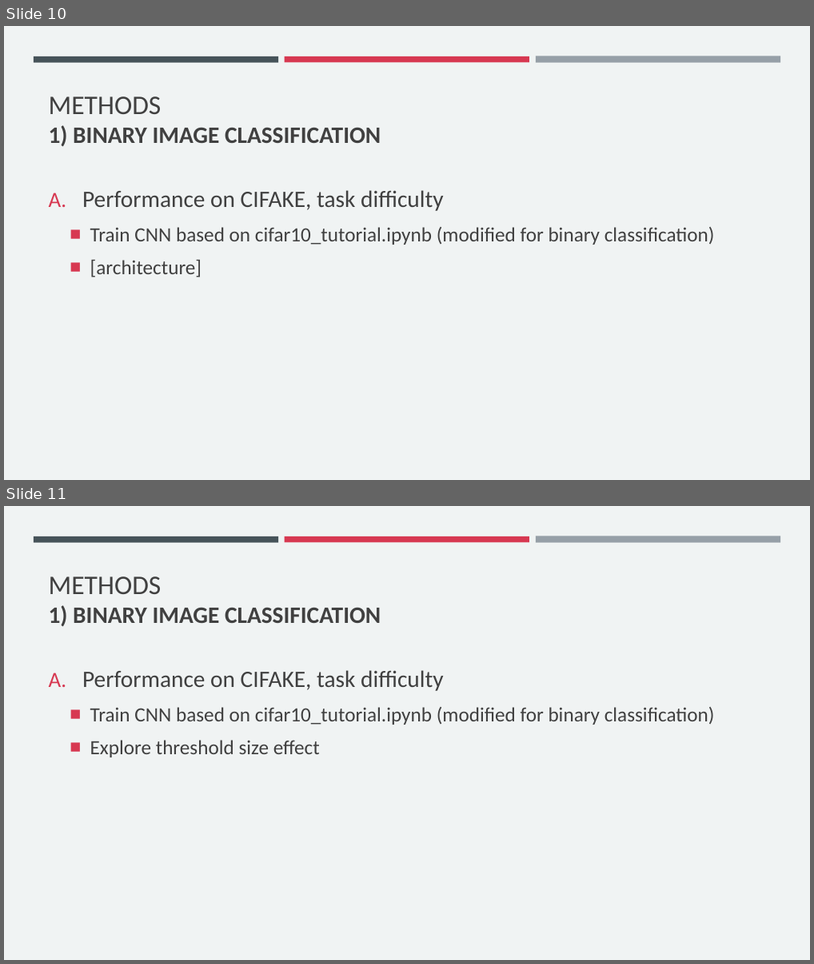
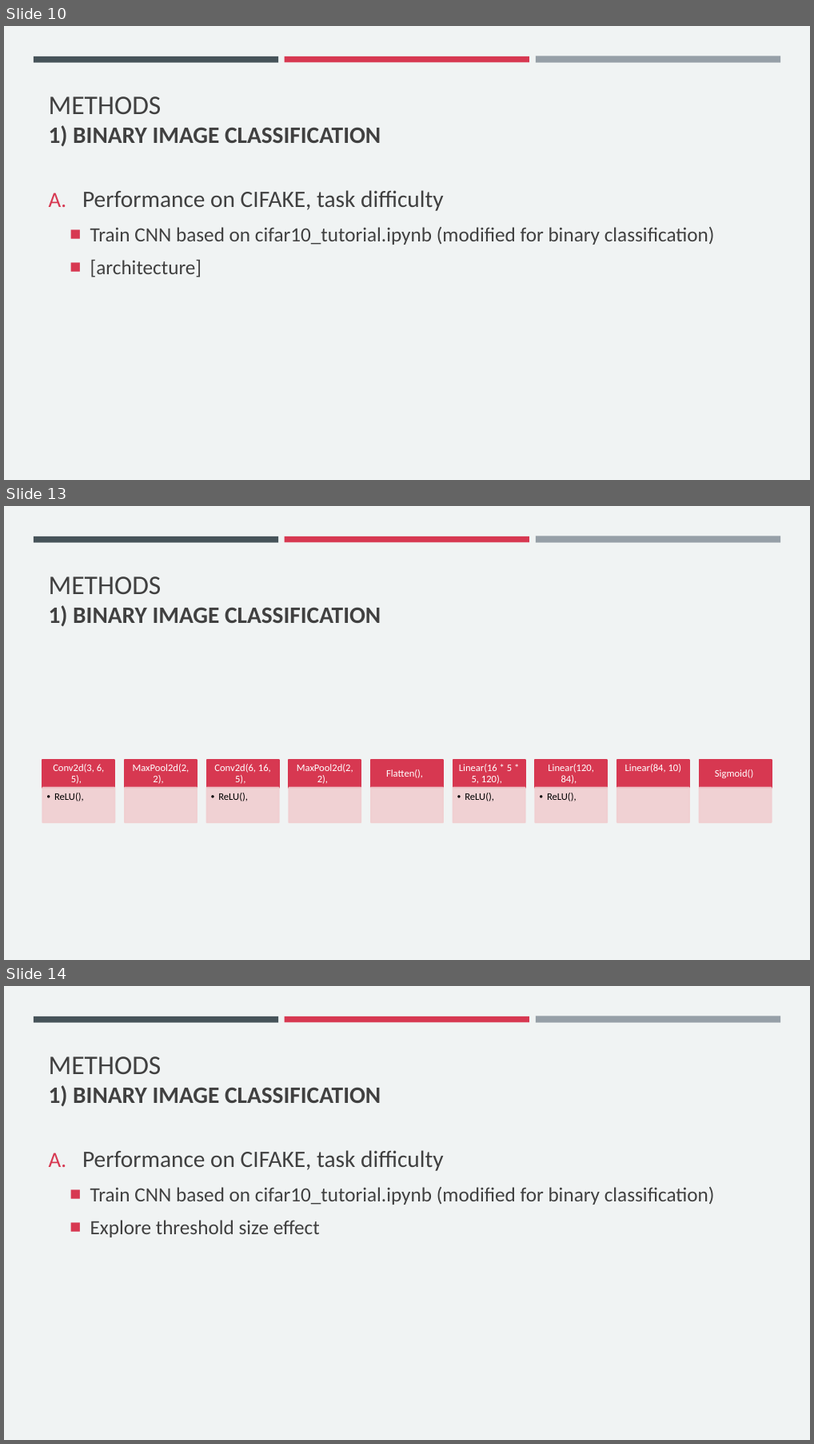
Before and after one commit to jshrdt/aics-project, a slide deck: paper/aics_ppp.pptx. Shown one above the other, each under a label of ours: slides 10 and 11 before the commit, slides 10, 13 and 14 after it; the slides between them are not shown. The pictures are 814x964 and 814x1444 pixels, drawn with LibreOffice and Linux fonts; fonts in the diff are those of the drawing. Boxes give left, top, right and bottom in pixels: in the first picture for what was removed or moved away, otherwise in the second. Text is boxed around its words. In the diff, an @@ line names an element or a change of style, - is before the commit and + after.

```diff
--- a/paper/aics_ppp.pptx
+++ b/paper/aics_ppp.pptx
@@ slide 13 added at (4,506,810,960), background #F0F3F3; not listed: 3 template elements that a slide beside it also shows @@
@@ title added at (49,576,381,627), 28 pt, text #404040, bold @@
+METHODS
+1) BINARY IMAGE CLASSIFICATION
@@ group added at (42,760,772,822): 18 rectangles, 13 texts @@
+Conv2d(3, 6, 5),
+  • ReLU(),
+MaxPool2d(2, 2),
+Conv2d(6, 16, 5),
+  • ReLU(),
+MaxPool2d(2, 2),
+Flatten(),
+Linear(16 * 5 * 5, 120),
+  • ReLU(),
+Linear(120, 84),
+  • ReLU(),
+Linear(84, 10)
+Sigmoid()
@@ what was slide 11 is now slide 14 @@
```
Also in this commit, not shown: 1 slide changed, 2 other slides added, 13 other files.
